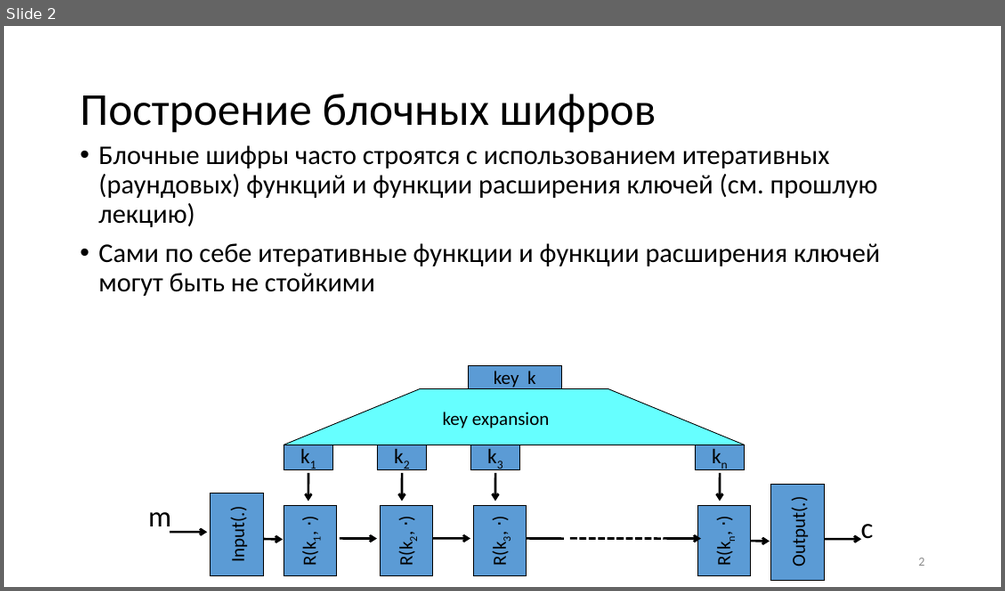
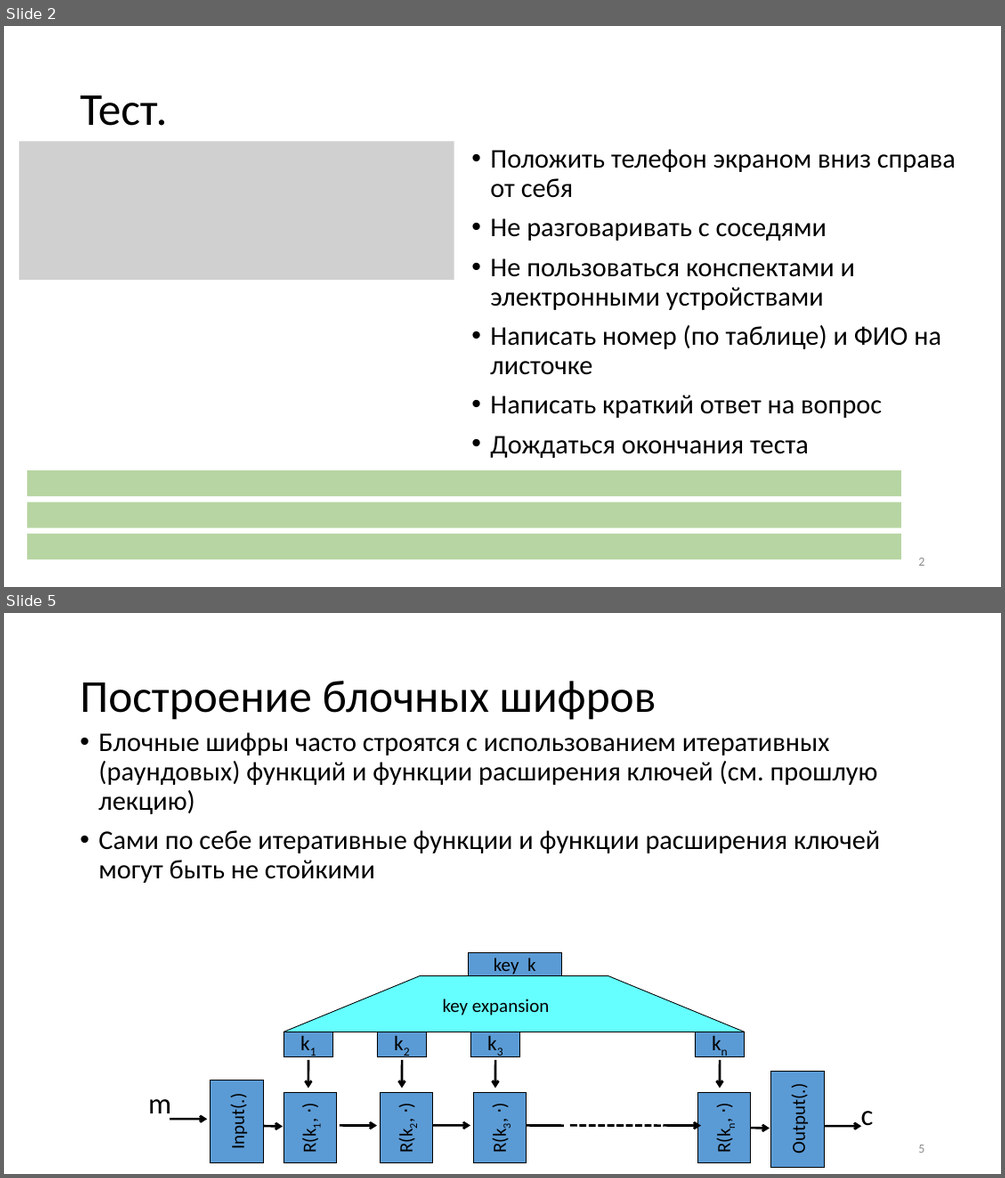
Before and after one commit to CryptoCourse/CryptoLectures, a slide deck: Lectures/Lecture5.pptx. Shown one above the other, each under a label of ours: slide 2 before the commit, slides 2 and 5 after it; the slides between them are not shown. The pictures are 1005x591 and 1005x1178 pixels, drawn with LibreOffice and Linux fonts; fonts in the diff are those of the drawing; grey boxes stand for pictures. Boxes give left, top, right and bottom in pixels: in the first picture for what was removed or moved away, otherwise in the second. Text is boxed around its words. In the diff, an @@ line names an element or a change of style, - is before the commit and + after.

```diff
--- a/Lectures/Lecture5.pptx
+++ b/Lectures/Lecture5.pptx
@@ slide 2 added at [4,26,1001,587], background #FFFFFF @@
@@ title added at [80,95,167,126], 44 pt, text #000000 @@
+Тест.
@@ picture added at [19,141,454,280] @@
@@ text added at [490,149,955,458], 26 pt, text #000000 @@
+• Положить телефон экраном вниз справа от себя
+• Не разговаривать с соседями
+• Не пользоваться конспектами и электронными устройствами
+• Написать номер (по таблице) и ФИО на листочке
+• Написать краткий ответ на вопрос
+• Дождаться окончания теста
@@ rectangle added at [27,470,901,496], fill #70AD47 at 50% opacity @@
@@ rectangle added at [27,501,901,528], fill #70AD47 at 50% opacity @@
@@ rectangle added at [27,534,901,560], fill #70AD47 at 50% opacity @@
@@ page number added at [918,557,924,565], 12 pt, text #8C8C8C @@
+2
@@ what was slide 2 is now slide 5 @@
@@ page number at [918,1144,924,1152]: text changed @@
-2
+5
```
Also in this commit, not shown: 1 slide changed, 3 other slides added, 1 other file.
